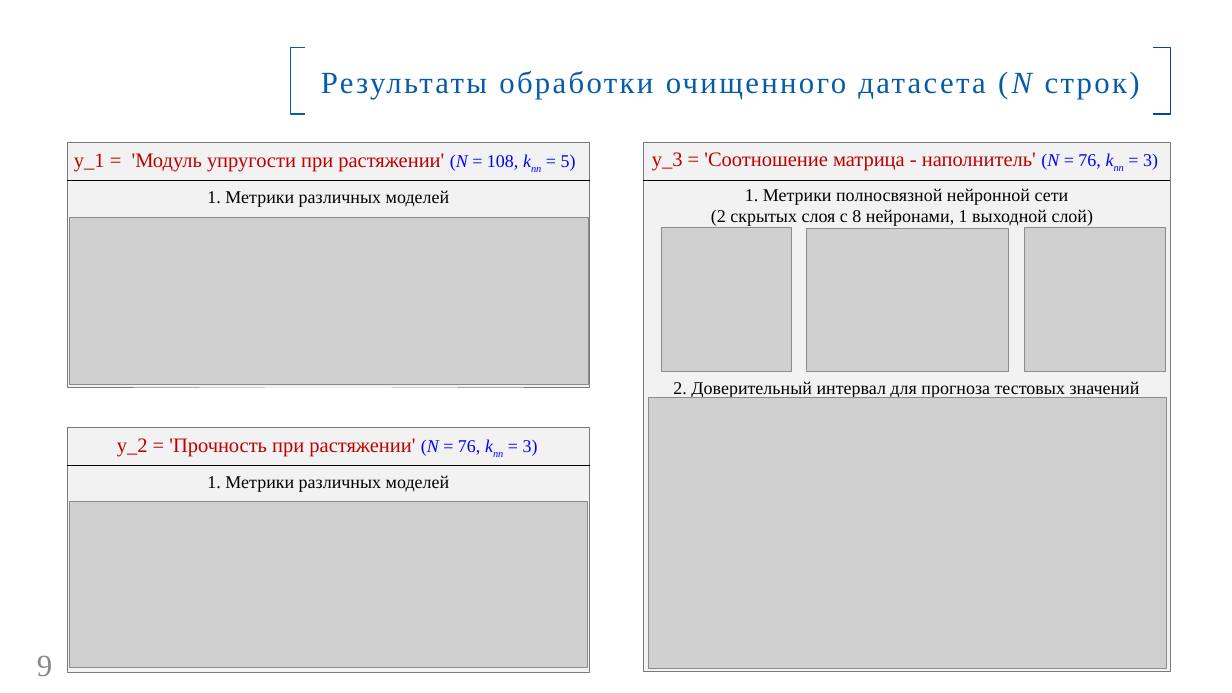
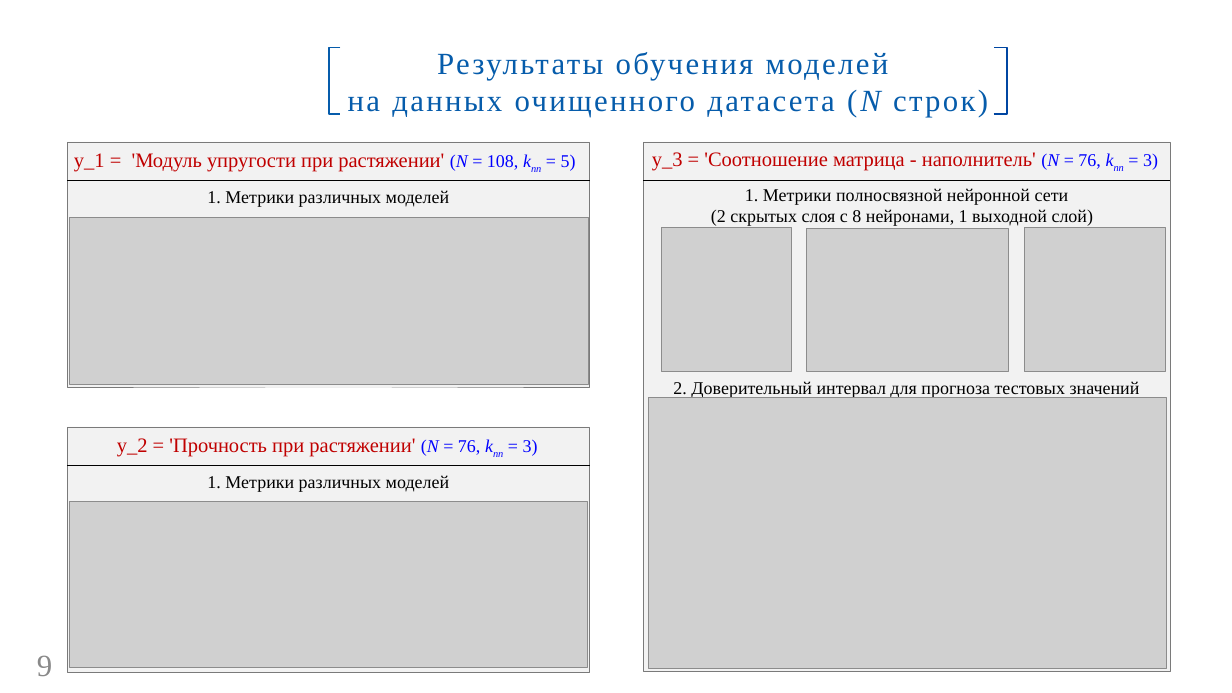
Before and after one commit to GorshkovAndrey/BMSTU, a slide deck: slide 9 of Для защиты ВКР/Презентация ВКР. Горшков А. В..pptx. Drawn at 1232x693 pixels with LibreOffice and Linux fonts; fonts in the diff are those of the drawing; grey boxes stand for pictures; background and template pictures are left out. Boxes give left, top, right and bottom in pixels: in the first picture for what was removed or moved away, otherwise in the second. Text is boxed around its words. In the diff, an @@ line names an element or a change of style, - is before the commit and + after.

```diff
--- a/Для защиты ВКР/Презентация ВКР. Горшков А. В..pptx
+++ b/Для защиты ВКР/Презентация ВКР. Горшков А. В..pptx
@@ freeform shape resized from (x1=290, y1=47, x2=305, y2=114) to (x1=329, y1=47, x2=340, y2=114) @@
@@ rectangle "Результаты обучения моделей" resized from (x1=290, y1=47, x2=1170, y2=114) to (x1=329, y1=47, x2=1006, y2=114) @@
@@ text in rectangle at (x1=348, y1=52, x2=988, y2=117): text changed @@
-Результаты обработки очищенного датасета (N строк)
+Результаты обучения моделей
+на данных очищенного датасета (N строк)
@@ freeform shape resized from (x1=1153, y1=47, x2=1171, y2=114) to (x1=994, y1=47, x2=1006, y2=114) @@
```
Also in this commit, not shown: 4 other slides changed, 2 other files.
